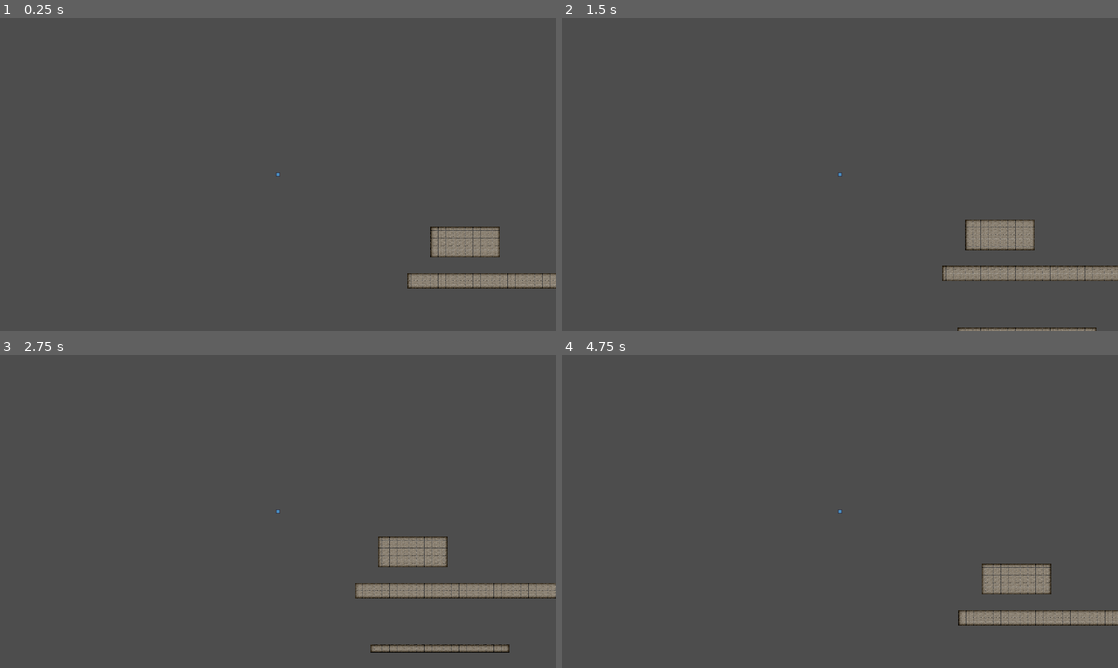
Above: before the commit, frames 1-4 (two rows, left to right).
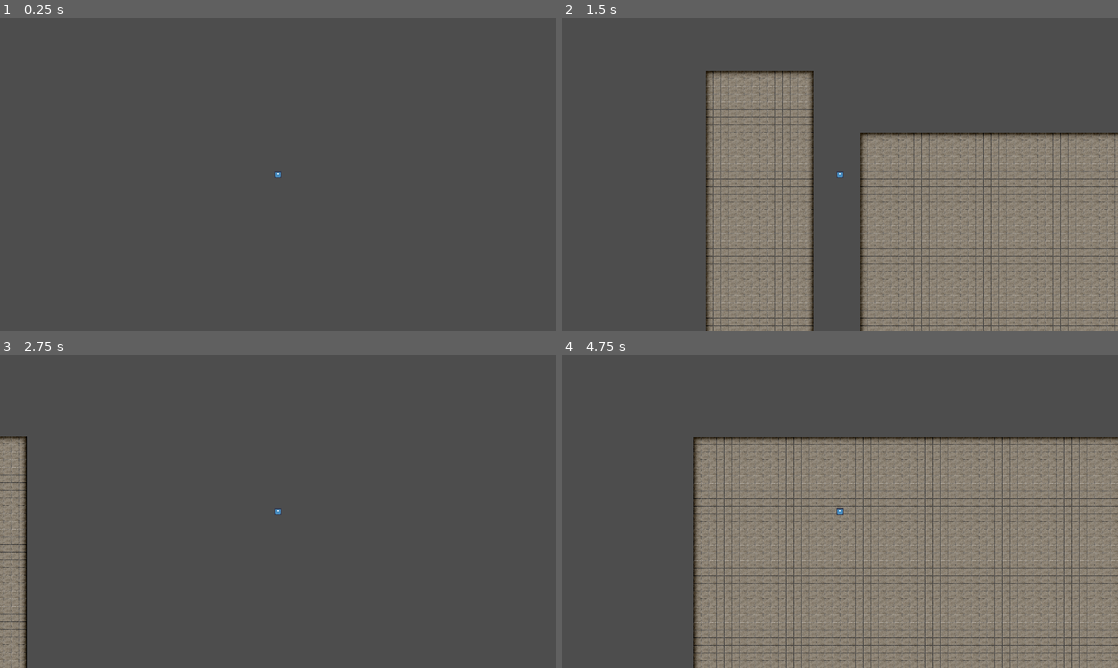
Above: after the commit, the same moments.

Repository: quellus/Procedural-Generation
Game: Godot game, scene res://main.tscn
The game is run twice, just before and just after one commit, with the same random seed, the same clock (stepped at 60 frames per second) and the same inputs. The engine's default icon, where the game draws it, is replaced by a stand-in: a white triangle on a blue panel in a dark square.
Inputs:
- Up to frame 1 (0.25 s): no input
- Up to frame 2 (1.5 s): tap Enter (ui_accept) at 0.5, 1.35 s; hold Right (ui_right) 0.53-1.28 s; hold Enter (ui_accept) 0.53-1.28 s; hold Down (ui_down) from 1.28 s (still down)
- Up to frame 3 (2.75 s): tap Enter (ui_accept) at 1.52, 1.82 s; release Down (ui_down) at 2.03 s; hold Right (ui_right) from 2.03 s (still down); hold Enter (ui_accept) from 2.03 s (still down)
- Up to frame 4 (4.75 s): release Right (ui_right) at 2.78 s; release Enter (ui_accept) at 2.78 s; hold Up (ui_up) 2.78-3.53 s; tap Enter (ui_accept) at 2.85, 3.02, 3.32, 4.35, 4.52 s; hold Enter (ui_accept) 3.53-4.28 s; hold Left (ui_left) from 3.53 s (still down)

The runs differ from the first frame. In frame 1, 2.2% of the frame differs, in the area x 49-100%, y 49-87%; in frame 2, 40%; in frame 3, 6.6%; in frame 4, 51%, in the area x 23-100%, y 26-100%.

Commit message:
trying to generate hallways

Diff:
--- a/CharacterBody2D.gd
+++ b/CharacterBody2D.gd
@@ -1,13 +1,13 @@
 extends CharacterBody2D
 
-const SPEED = 300.0
+const SPEED = 600.0
 const JUMP_VELOCITY = -400.0
 
 # Get the gravity from the project settings to be synced with RigidBody nodes.
 var gravity = ProjectSettings.get_setting("physics/2d/default_gravity")
 
 
-func _physics_process(delta):
+func _physics_process(_delta):
 	var direction = Input.get_vector("ui_left", "ui_right", "ui_up", "ui_down")
 	if direction:
 		velocity = direction * SPEED
--- a/bsp.gd
+++ b/bsp.gd
@@ -2,11 +2,14 @@
 
 var left_child :BSP = null
 var right_child :BSP = null
-var space: Space = null
+var rect: Rect2i = Rect2i()
 var rng = RandomNumberGenerator.new()
-static func new_bsp(start: Vector2, end: Vector2) -> BSP:
+var min_room_size = 5
+var room: Rect2i
+
+static func create_bsp(start: Vector2, end: Vector2) -> BSP:
 	var new_bsp := new()
-	new_bsp.space = Space.create_space(start, end)
+	new_bsp.rect = Rect2i(start, end - start)
 	return new_bsp
 
 func split(splits: int = 1):
@@ -15,38 +18,120 @@
 
 func _split():
 	if left_child != null and right_child != null:
-		left_child.split()
-		right_child.split()
-	else:
-		var split_horizontal = (randi() % 2) == 1
+			left_child.split()
+			right_child.split()
+	elif rect.size.x > ((min_room_size * 2) + 1) or rect.size.y > ((min_room_size * 2) + 1):
+		print("splitting: " + str(rect))
+		var split_horizontal = rect.size.x / rect.size.y < 1
+		if rect.size.x <= ((min_room_size * 2) + 1):
+			split_horizontal = false
+		else:
+			split_horizontal = true
 		if split_horizontal:
 			print("splitting horizontal")
-			var new_space_end = space.end
-			new_space_end.x = space.start.x + floor((space.end.x - space.start.x) / 2)
-			left_child = new_bsp(space.start, new_space_end)
-			var new_space_start = space.start
-			new_space_start.x = space.start.x + floor((space.end.x - space.start.x) / 2)
-			right_child = new_bsp(new_space_start, space.end)
+			var half_x = clamp((randi() % (rect.size.x - (min_room_size * 2))) + min_room_size, min_room_size, rect.size.x - min_room_size)
+			var left_rect = Rect2i(rect)
+			left_rect.size.x = half_x
+			left_child = BSP.create_bsp(left_rect.position, left_rect.end)
+			var right_rect = Rect2i(rect)
+			right_rect.size.x = rect.size.x - half_x
+			right_rect.position.x += half_x
+			right_child = BSP.create_bsp(right_rect.position, right_rect.end)
+			print("Split into: " + str(left_rect) + " and " + str(right_rect))
 		else:
 			print("splitting vertical")
-			var new_space_end = space.end
-			new_space_end.y = space.start.y + floor((space.end.y - space.start.y) / 2)
-			left_child = new_bsp(space.start, new_space_end)
-			var new_space_start = space.start
-			new_space_start.y = space.start.y + floor((space.end.y - space.start.y) / 2)
-			right_child = new_bsp(new_space_start, space.end)
+			var half_y = clamp((randi() % (rect.size.y - (min_room_size * 2))) + min_room_size, min_room_size, rect.size.y - min_room_size)
+			var top_rect = Rect2i(rect)
+			top_rect.size.y = half_y
+			left_child = BSP.create_bsp(top_rect.position, top_rect.end)
+			var bot_rect = Rect2i(rect)
+			bot_rect.size.y = rect.size.y - half_y
+			bot_rect.position.y += half_y
+			right_child = BSP.create_bsp(bot_rect.position, bot_rect.end)
+			print("Split into: " + str(top_rect) + " and " + str(bot_rect))
 
-func get_rooms() -> Array[Space]:
-	var rooms: Array[Space]= []
+func generate_rooms() -> Array[Rect2i]:
+	var rooms: Array[Rect2i] = []
 	if left_child != null and right_child != null:
-		rooms.append_array(left_child.get_rooms())
-		rooms.append_array(right_child.get_rooms())
+		rooms.append_array(left_child.generate_rooms())
+		rooms.append_array(right_child.generate_rooms())
 	else:
-		var start_min = space.start + Vector2.ONE
-		var start_max = space.start + ((space.end - space.start) / 2)
-		var end_min = space.start + ((space.end - space.start) / 2)
-		var end_max = space.end - Vector2.ONE
-		var start = Vector2(randi_range(start_min.x, start_max.x), randi_range(start_min.y, start_max.y))
-		var end = Vector2(randi_range(end_min.x, end_max.x), randi_range(end_min.y, end_max.y))
-		rooms.append(Space.create_space(start, end))
+		var size = Vector2i(
+				randi_range(min_room_size-1, rect.size.x -1),
+				randi_range(min_room_size-1, rect.size.y -1)
+			)
+		var position = Vector2i(
+				randi_range(rect.position.x, rect.end.x - size.x -1),
+				randi_range(rect.position.y, rect.end.y - size.y -1)
+			)
+		room = Rect2i(position, size)
+		rooms.append(room)
 	return rooms
+
+func get_rooms() -> Array[Rect2i]:
+	var rooms: Array[Rect2i] = []
+	if left_child != null and right_child != null:
+		rooms.append_array(left_child.generate_rooms())
+		rooms.append_array(right_child.generate_rooms())
+	else:
+		rooms.append(room)
+	return rooms
+
+func generate_hallways() -> Array[Rect2i]:
+	print("generating hallways")
+	var hallways: Array[Rect2i] = []
+	if left_child != null and right_child != null:
+		hallways.append_array(left_child.generate_hallways())
+		hallways.append_array(right_child.generate_hallways())
+		var left_child_room = left_child.get_center_room()
+		var right_child_room = right_child.get_center_room()
+		hallways.append_array(generate_hallway(left_child_room, right_child_room))
+	return hallways
+
+func get_center_room() -> Rect2i:
+	var center_point
+	var center_room
+	if left_child != null and right_child != null:
+		var left_center = left_child.get_center_room().get_center()
+		var right_center = right_child.get_center_room().get_center()
+		var mid_point = (left_center + right_center) / 2
+		for curr_room in get_rooms():
+			var room_center = curr_room.get_center()
+			if !center_point:
+				center_point = room_center
+				center_room = curr_room
+			else:
+				if Vector2(center_point).distance_to(mid_point) > Vector2(room_center).distance_to(mid_point):
+					center_point = room_center
+					center_room = curr_room
+	else:
+		center_point = room.get_center()
+		center_room = room
+	return center_room
+
+func generate_hallway(left_room: Rect2i, right_room: Rect2i) -> Array[Rect2i]:
+	print("generate hallway")
+	var hallways: Array[Rect2i] = []
+	var left_center = left_room.get_center()
+	var right_center = right_room.get_center()
+	if left_center.x == right_center.x:
+		hallways.append(Rect2i(left_center, Vector2i(abs(left_center.x - right_center.x), 1)))
+	elif left_center.y == right_center.y:
+		hallways.append(Rect2i(left_center, Vector2i(1, abs(left_center.y - right_center.y))))
+	else:
+		if abs(left_center.x - right_center.x) < abs(left_center.y - right_center.y):
+			var first_point = Rect2i()
+			first_point.position = left_center
+			first_point.end = Vector2i(left_center.x + 1, (left_center.y + right_center.y) / 2)
+			hallways.append(first_point)
+
+			var second_point = Rect2i()
+			second_point.position = Vector2i(left_center.x, (left_center.y + right_center.y) / 2)
+			second_point.end = Vector2i(right_center.x + 1, (left_center.y + right_center.y) / 2)
+			hallways.append(second_point)
+
+			var third_point = Rect2i()
+			third_point.position = Vector2i(right_center.x + 1, (left_center.y + right_center.y) / 2)
+			third_point.end = right_center
+			hallways.append(third_point)
+	return hallways
--- a/main.gd
+++ b/main.gd
@@ -11,20 +11,20 @@
 func _ready():
 	generate_dungeon()
 
-
-# Called every frame. 'delta' is the elapsed time since the previous frame.
-func _process(delta):
-	pass
+func _input(event):
+	if event.is_action_pressed("ui_accept"):
+		generate_dungeon()
 
 func generate_dungeon():
-	var dungeon_floor = []
-	var dungeon = BSP.new_bsp(Vector2.ZERO, Vector2(DUNGEON_SIZE, DUNGEON_SIZE))
-	dungeon.split(3)
+	tilemap.clear()
+	var dungeon = BSP.create_bsp(Vector2.ZERO, Vector2(DUNGEON_SIZE, DUNGEON_SIZE))
+	dungeon.split(1)
 	var rooms := dungeon.get_rooms()
-	print(rooms)
+	rooms.append_array(dungeon.generate_hallways())
 	for room in rooms:
-		for x in range(room.start.x, room.end.x):
-			for y in range(room.start.y, room.end.y):
+		var dungeon_floor = []
+		tilemap.add_layer(-1)
+		for x in range(room.position.x, room.end.x):
+			for y in range(room.position.y, room.end.y):
 				dungeon_floor.append(Vector2i(x,y))
-	tilemap.set_cells_terrain_connect(0, dungeon_floor, 0, 0)
-	pass
+		tilemap.set_cells_terrain_connect(-1, dungeon_floor, 0, 0)
--- a/main.tscn
+++ b/main.tscn
@@ -357,7 +357,7 @@
 format = 2
 
 [node name="CharacterBody2D" type="CharacterBody2D" parent="."]
-position = Vector2(16, 16)
+position = Vector2(491, 309)
 scale = Vector2(0.243917, 0.243917)
 script = ExtResource("3_vfsj2")
 
@@ -368,4 +368,4 @@
 shape = SubResource("RectangleShape2D_jt6p8")
 
 [node name="Camera2D" type="Camera2D" parent="CharacterBody2D"]
-zoom = Vector2(0.25, 0.25)
+zoom = Vector2(0.5, 0.5)
--- a/space.gd
+++ /dev/null
@@ -1,13 +0,0 @@
-class_name Space extends Node
-
-var start: Vector2
-var end: Vector2
-
-static func create_space(new_start: Vector2, new_end: Vector2) -> Space:
-	var new_space = new()
-	new_space.start = new_start
-	new_space.end = new_end
-	return new_space
-
-func _to_string():
-	return "(" + str(start) + "," + str(end) + ")"
